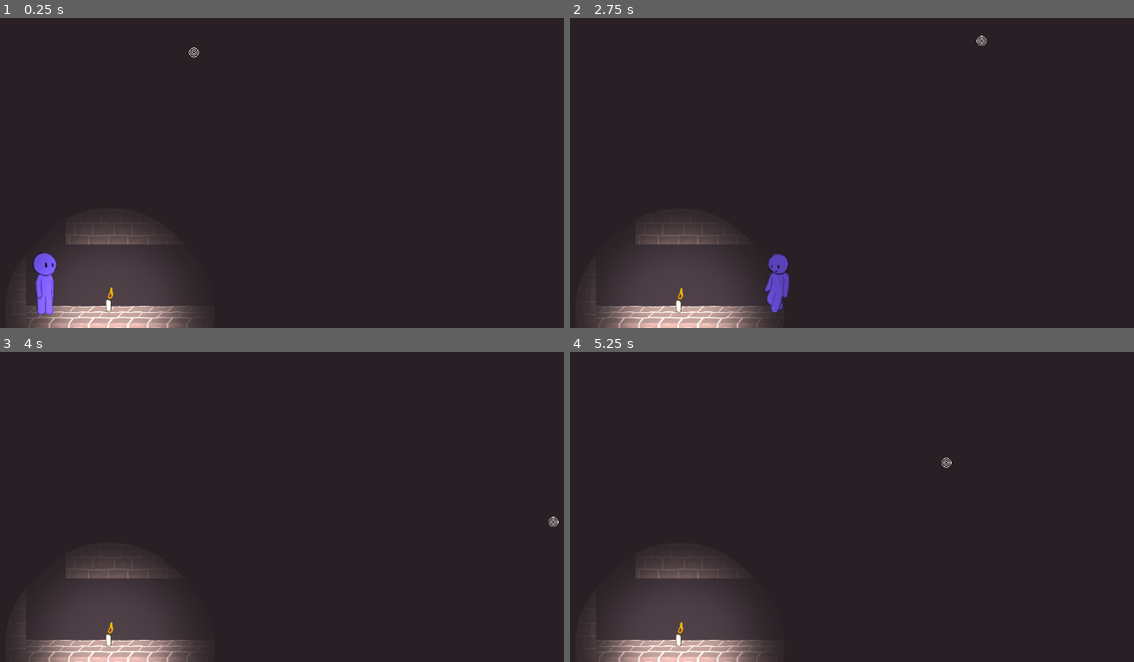
Above: before the commit, frames 1-4 (two rows, left to right).
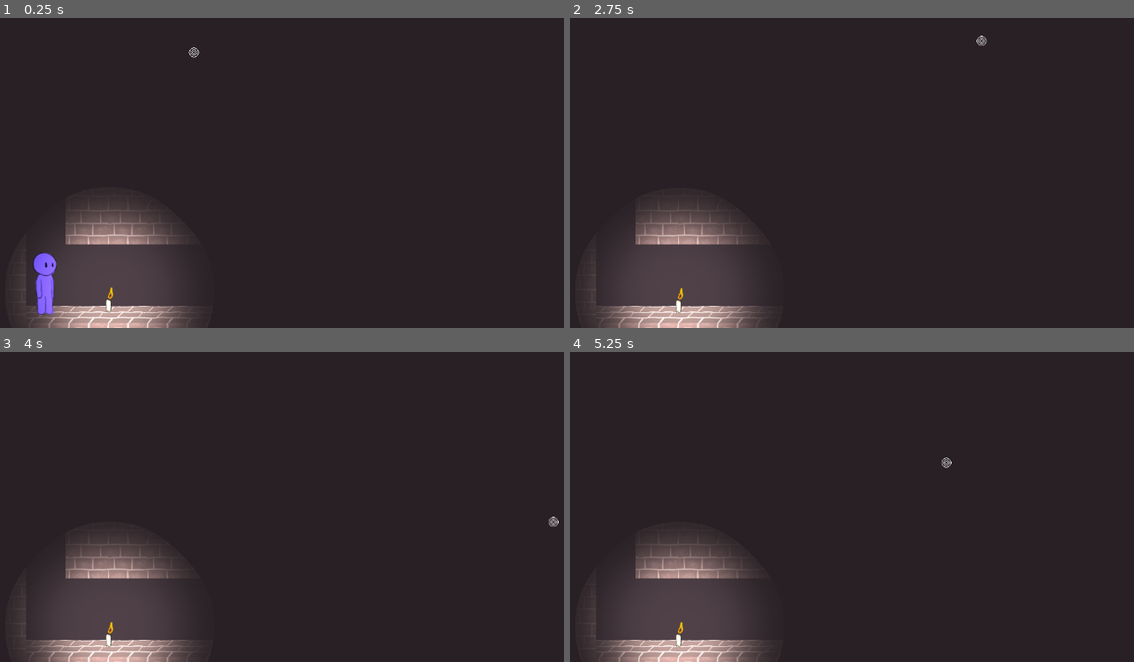
Above: after the commit, the same moments.

Repository: isaacwkm/csgd-capstone-project
Game: Godot game, scene res://scenes/world.tscn
The game is run twice, just before and just after one commit, with the same random seed, the same clock (stepped at 60 frames per second) and the same inputs.
Inputs (mouse positions are in pixels of both pictures, inside the frame that each line leads up to):
- Up to frame 1 (0.25 s): no input
- Up to frame 2 (2.75 s): tap Enter at 0.5 s; move the mouse to (1066, 107) at 0.52 s; hold D (move_right) 0.53-2.03 s; tap R (break_candle) at 0.6 s; tap Space (jump) at 0.77, 1.52 s; move the mouse to (767, 148) at 1.27 s; tap E (pick_up) at 1.35 s; move the mouse to (981, 39) at 2.02 s; hold A (move_left) from 2.03 s (still down); hold Q (throw) from 2.03 s (still down)
- Up to frame 3 (4 s): move the mouse to (304, 541) at 2.77 s; release A (move_left) at 2.78 s; release Q (throw) at 2.78 s; hold D (move_right) from 2.78 s (still down); tap R (break_candle) at 2.85 s; tap Space (jump) at 3.02, 3.77 s; move the mouse to (552, 522) at 3.52 s; tap E (pick_up) at 3.6 s
- Up to frame 4 (5.25 s): tap Space (jump) at 4.25, 4.52 s; move the mouse to (699, 401) at 4.27 s; release D (move_right) at 4.28 s; hold A (move_left) 4.28-5.03 s; tap Q (throw) at 4.35 s; tap Enter at 5 s; move the mouse to (947, 463) at 5.02 s; hold D (move_right) from 5.03 s (still down); tap R (break_candle) at 5.1 s

The runs differ from the first frame. In frame 1, 2.5% of the frame differs, in the area x 6-34%, y 58-100%; in frame 2, 3.0%, in the area x 3-39%, y 58-100%; in frame 3, 2.4%; in frame 4, 2.4%.

Commit message:
Correct CollisionEnablingLight offset in candle scene.

Diff:
--- a/objects/candle.tscn
+++ b/objects/candle.tscn
@@ -46,4 +46,5 @@
 shape = SubResource("RectangleShape2D_yawxj")
 
 [node name="CollisionEnablingLight" parent="." instance=ExtResource("3_1623e")]
+position = Vector2(0, -34)
 scale = Vector2(0.378182, 0.378182)
